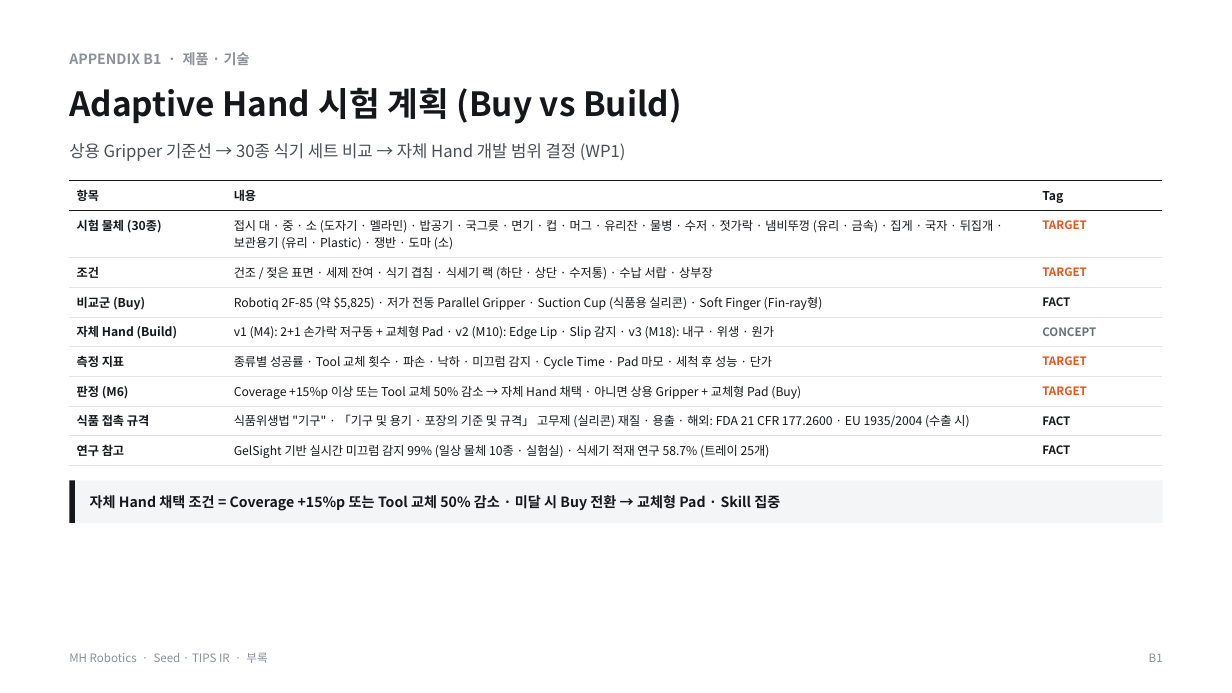
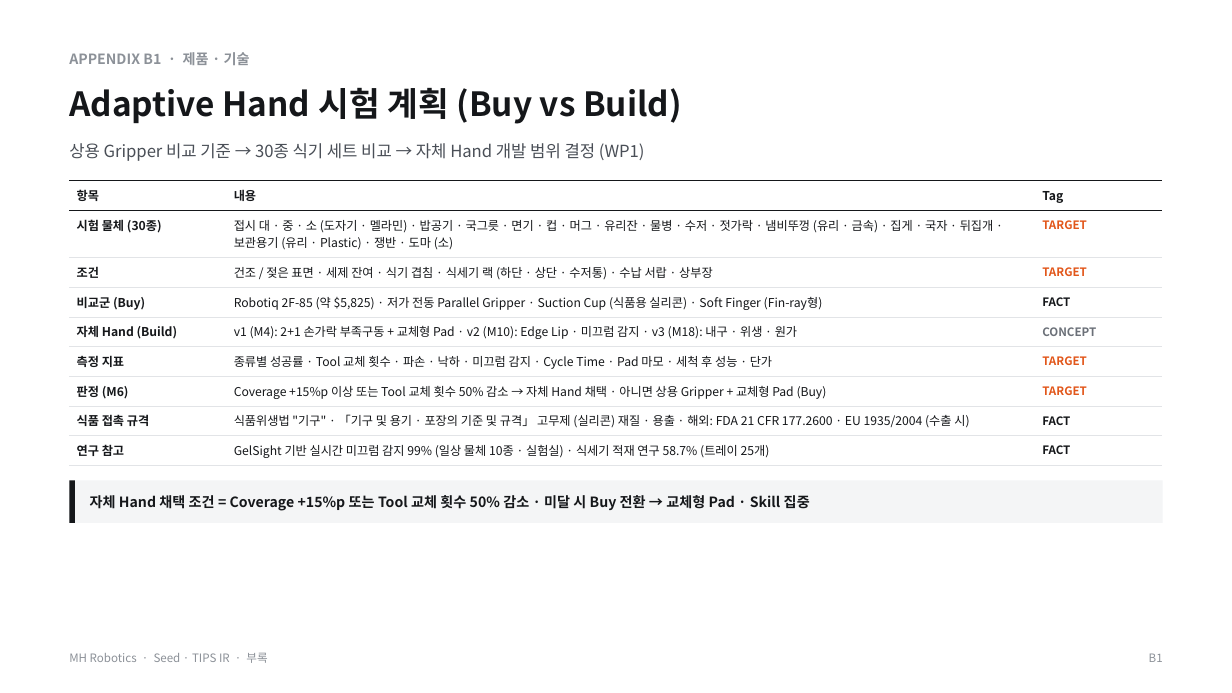
Before and after one commit to kimdonghyun2789-hash/D, a slide deck: slide 27 of MH/MH_Robotics_Seed_TIPS_IR_Final.pptx. Drawn at 1232x693 pixels with LibreOffice and Linux fonts; fonts in the diff are those of the drawing. Boxes give left, top, right and bottom in pixels: in the first picture for what was removed or moved away, otherwise in the second. Text is boxed around its words. In the diff, an @@ line names an element or a change of style, - is before the commit and + after.

```diff
--- a/MH/MH_Robotics_Seed_TIPS_IR_Final.pptx
+++ b/MH/MH_Robotics_Seed_TIPS_IR_Final.pptx
@@ text at [69,143,645,161]: text changed @@
-상용 Gripper 기준선 → 30종 식기 세트 비교 → 자체 Hand 개발 범위 결정 (WP1)
+상용 Gripper 비교 기준 → 30종 식기 세트 비교 → 자체 Hand 개발 범위 결정 (WP1)
@@ table at [69,181,1163,466] @@
-row 5, column 2: v1 (M4): 2+1 손가락 저구동 + 교체형 Pad · v2 (M10): Edge Lip · Slip 감지 · v3 (M18): 내구 · 위생 · 원가
+row 5, column 2: v1 (M4): 2+1 손가락 부족구동 + 교체형 Pad · v2 (M10): Edge Lip · 미끄럼 감지 · v3 (M18): 내구 · 위생 · 원가
-row 7, column 2: Coverage +15%p 이상 또는 Tool 교체 50% 감소 → 자체 Hand 채택 · 아니면 상용 Gripper + 교체형 Pad (Buy)
+row 7, column 2: Coverage +15%p 이상 또는 Tool 교체 횟수 50% 감소 → 자체 Hand 채택 · 아니면 상용 Gripper + 교체형 Pad (Buy)
@@ text at [90,495,810,511]: text changed @@
-자체 Hand 채택 조건 = Coverage +15%p 또는 Tool 교체 50% 감소 · 미달 시 Buy 전환 → 교체형 Pad · Skill 집중
+자체 Hand 채택 조건 = Coverage +15%p 또는 Tool 교체 횟수 50% 감소 · 미달 시 Buy 전환 → 교체형 Pad · Skill 집중
```
Also in this commit, not shown: 42 other slides changed, 34 other files.
